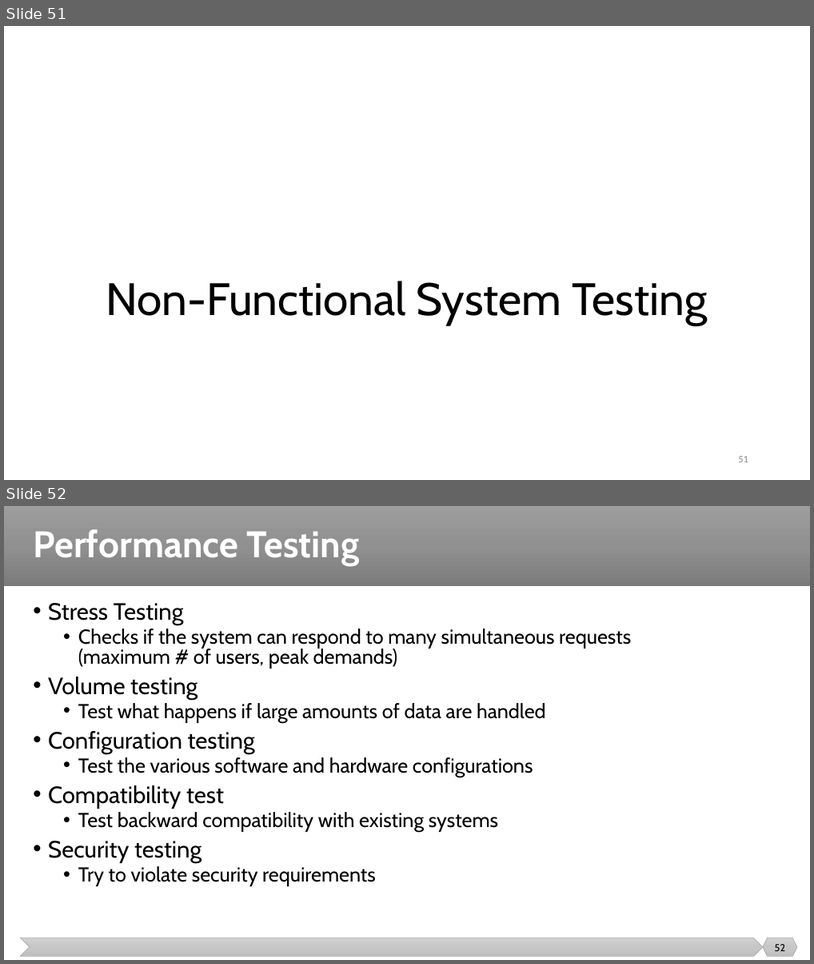
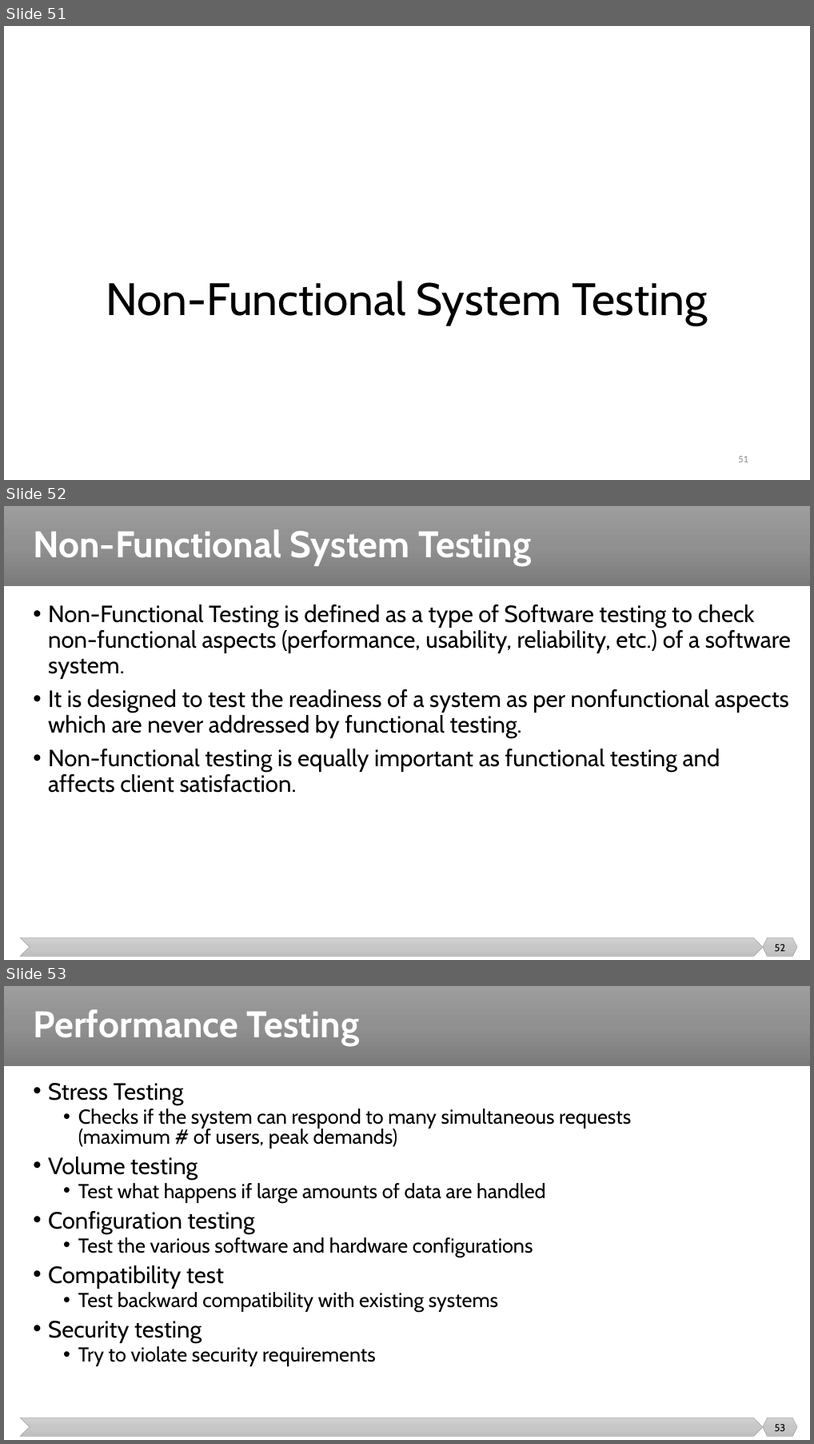
Before and after one commit to malenezi/malenezi, a slide deck: SE401/Lectures/8-Integration, System and Regression Testing/System Testing.pptx. Shown one above the other, each under a label of ours: slides 51 and 52 before the commit, slides 51, 52 and 53 after it. The pictures are 814x964 and 814x1444 pixels, drawn with LibreOffice and Linux fonts; fonts in the diff are those of the drawing. Boxes give left, top, right and bottom in pixels: in the first picture for what was removed or moved away, otherwise in the second. Text is boxed around its words. In the diff, an @@ line names an element or a change of style, - is before the commit and + after.

```diff
--- a/SE401/Lectures/8-Integration, System and Regression Testing/System Testing.pptx
+++ b/SE401/Lectures/8-Integration, System and Regression Testing/System Testing.pptx
@@ slide 52 added at (4, 506, 810, 960), background #FFFFFF; not listed: 3 template elements that a slide beside it also shows @@
@@ title added at (33, 529, 531, 566), 44 pt, text #FFFFFF, bold @@
+Non-Functional System Testing
@@ text added at (48, 604, 791, 792), 28 pt, text #000000 @@
+• Non-Functional Testing is defined as a type of Software testing to check non-functional aspects (performance, usability, reliability, etc.) of a software system.
+• It is designed to test the readiness of a system as per nonfunctional aspects which are never addressed by functional testing.
+• Non-functional testing is equally important as functional testing and affects client satisfaction.
@@ page number added at (775, 944, 786, 951), 12 pt, text #000000 @@
+52
@@ what was slide 52 is now slide 53 @@
@@ page number at (775, 1424, 786, 1431): text changed @@
-52
+53
```
Also in this commit, not shown: 1 slide changed, 7 other slides added, 4 slides removed.
